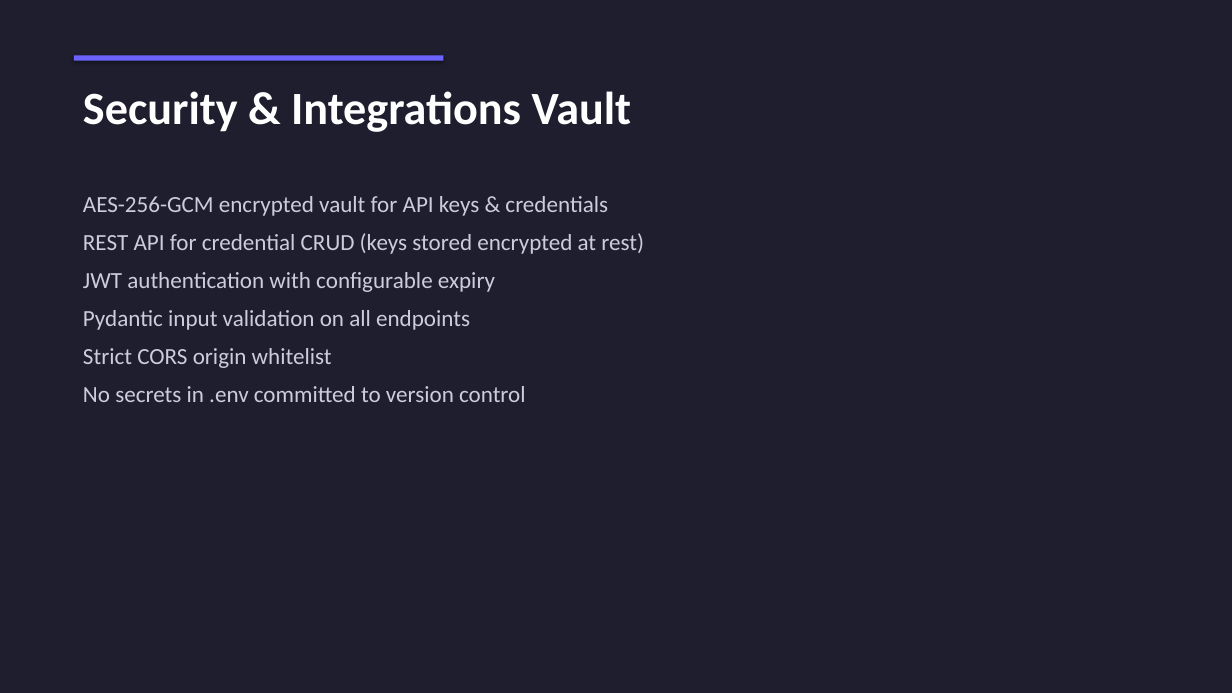
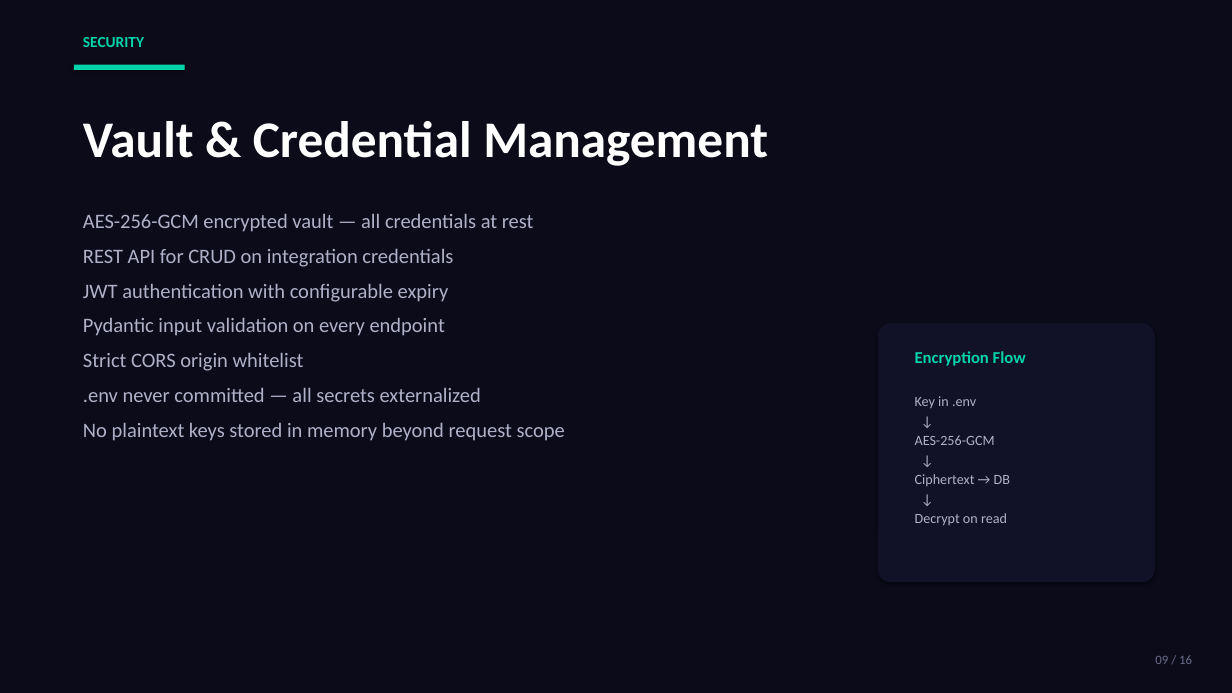
Before and after one commit to ShubhamRSY/voice-agents, a slide deck: slide 9 of Nexus_Overview.pptx. Drawn at 1232x693 pixels with LibreOffice and Linux fonts; fonts in the diff are those of the drawing. Boxes give left, top, right and bottom in pixels: in the first picture for what was removed or moved away, otherwise in the second. Text is boxed around its words. In the diff, an @@ line names an element or a change of style, - is before the commit and + after.

Commit message:
Modernize Nexus PPT with contemporary dark design

```diff
--- a/Nexus_Overview.pptx
+++ b/Nexus_Overview.pptx
@@ background #1E1E2E to #0B0B1A @@
@@ rectangle removed at <box>74,55,444,61</box> @@
@@ text added at <box>83,37,144,47</box>, 12 pt, text #00D4AA, bold @@
+SECURITY
@@ rectangle added at <box>74,65,185,70</box>, fill #00D4AA @@
@@ text removed at <box>83,91,632,132</box> @@
-Security & Integrations Vault
@@ text added at <box>83,121,768,166</box>, 40 pt, text #FFFFFF, bold @@
+Vault & Credential Management
@@ text "AES-256-GCM encrypted vault — all ...": place and size @@
-text "AES-256-GCM encrypted vault — all ..." at <box>83,196,644,402</box>
+text "AES-256-GCM encrypted vault — all ..." at <box>83,213,565,441</box>
@@ text at <box>83,213,534,267</box>: text changed; size 18 to 16 pt; text colour #CCCCDD to #B0B0C8 @@
-AES-256-GCM encrypted vault for API keys & credentials
-REST API for credential CRUD (keys stored encrypted at rest)
+AES-256-GCM encrypted vault — all credentials at rest
+REST API for CRUD on integration credentials
@@ text at <box>83,283,449,371</box>: size 18 to 16 pt, text colour #CCCCDD to #B0B0C8 in "JWT authentication with configurable expiry", "Strict CORS origin whitelist" @@
@@ text at <box>83,317,445,336</box>: text changed; size 18 to 16 pt; text colour #CCCCDD to #B0B0C8 @@
-Pydantic input validation on all endpoints
+Pydantic input validation on every endpoint
@@ rounded rectangle added at <box>878,323,1155,582</box>, fill #111128 @@
@@ text added at <box>915,351,1026,366</box>, 13 pt, text #00D4AA, bold @@
+Encryption Flow
@@ text at <box>83,387,565,441</box>: text changed; size 18 to 16 pt; text colour #CCCCDD to #B0B0C8 @@
-No secrets in .env committed to version control
+.env never committed — all secrets externalized
+No plaintext keys stored in memory beyond request scope
@@ text added at <box>915,396,1010,525</box>, 11 pt, text #B0B0C8 @@
+Key in .env
+↓
+AES-256-GCM
+↓
+Ciphertext → DB
+↓
+Decrypt on read
@@ text added at <box>1155,655,1192,664</box>, 10 pt, text #6B6B8A @@
+09 / 16
```
Also in this commit, not shown: 12 other slides changed, 3 slides added, 1 slide removed, 1 other file.
